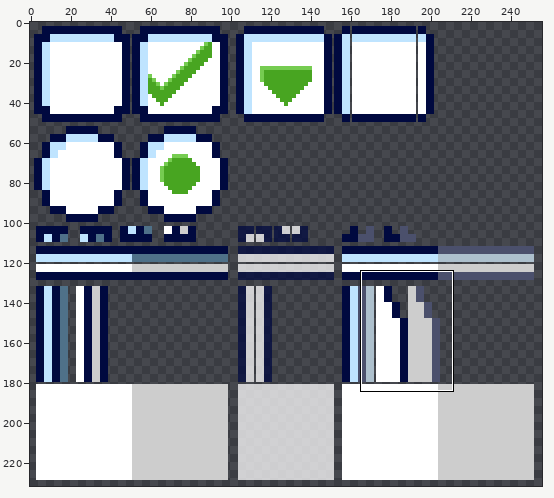
Edited in one commit: sprite sheet (GuiLib/Content/selection002.png). The first picture is a wide view before the edit; the outline marks the close-up.
Close-up. As it was:
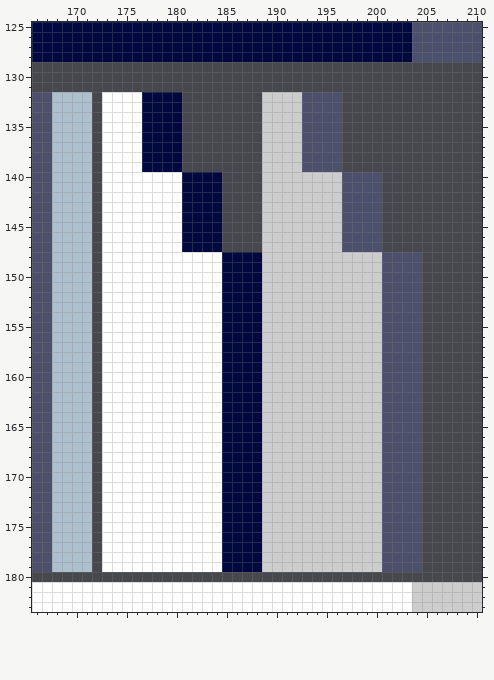
The file is 258x232 pixels. Colours within 5 levels of each other are drawn and written as one. Shown: x 166..210, y 125..183. The wide view leaves out empty margins.
And afterwards:
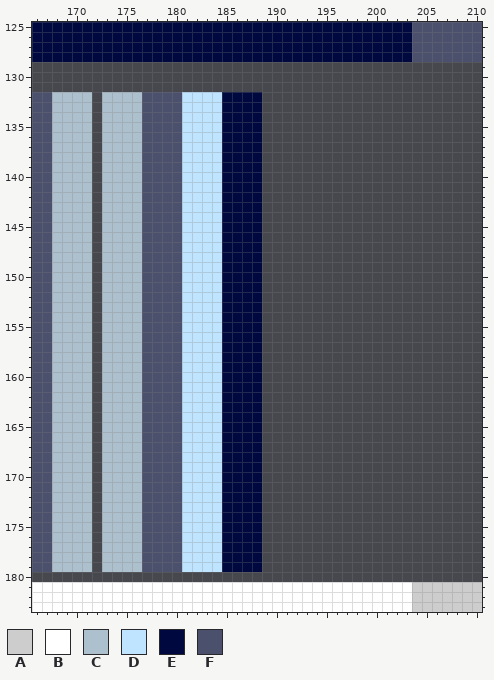
Palette (. is transparent): A #cdcdcd  B #ffffff  C #adc0cd  D #bfe4ff  E #00093f  F #4b506c
From old to new:
The edit turns colour B into colour C in rows 132 to 179 at x 173 to 176.
There is now colour D in rows 132 to 139 at x 181 to 184.
The edit turns colour B into colour D in rows 148 to 179 at x 181 to 184.
The edit turns colour E into colour D in rows 140 to 147 at x 181 to 184.
There is now colour E in rows 132 to 147 at x 185 to 188.
The edit turns colour B into colour F in rows 140 to 179 at x 177 to 180.
The edit turns colour E into colour F in rows 132 to 139 at x 177 to 180.
The edit erases colour A in rows 132 to 139 at x 189 to 192; in rows 140 to 147 at x 189 to 196; in rows 148 to 179 at x 189 to 200.
The edit erases colour F in rows 132 to 139 at x 193 to 196; in rows 140 to 147 at x 197 to 200; in rows 148 to 179 at x 201 to 204.
Pixel boxes of the changes (left, top, right, bottom) in both close-ups:
changed: (102, 92, 422, 572)
